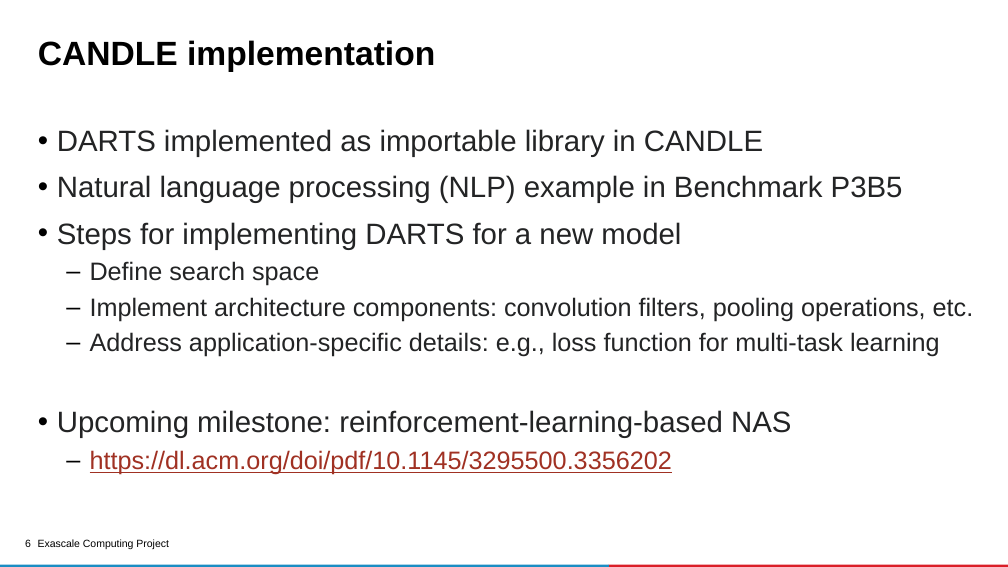
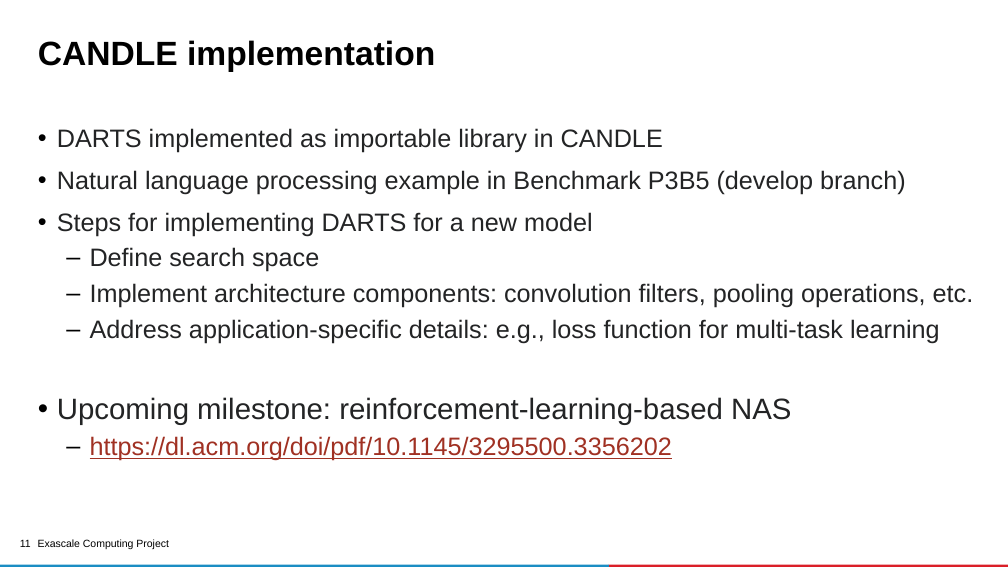
Before and after one commit to ECP-CANDLE/Tutorials, a slide deck: slide 11 of 2020/ECP/slides/05-nas.pptx (slide 6 before the commit). Drawn at 1008x567 pixels with LibreOffice and Linux fonts; fonts in the diff are those of the drawing; background and template pictures are left out. Boxes give left, top, right and bottom in pixels: in the first picture for what was removed or moved away, otherwise in the second. Text is boxed around its words. In the diff, an @@ line names an element or a change of style, - is before the commit and + after.

Commit message:
Update nas with pbt

```diff
--- a/2020/ECP/slides/05-nas.pptx
+++ b/2020/ECP/slides/05-nas.pptx
@@ text at [57,128,663,237]: size 28 to 24 pt in "DARTS implemented as importable library in CANDLE", "Steps for implementing DARTS for a new ..." @@
@@ text at [57,170,905,195]: text changed; size 28 to 24 pt @@
-• Natural language processing (NLP) example in Benchmark P3B5
+• Natural language processing example in Benchmark P3B5 (develop branch)
@@ page number at [20,540,31,547]: text changed @@
-6
+11
```
Also in this commit, not shown: 4 other slides changed, 5 slides added.
